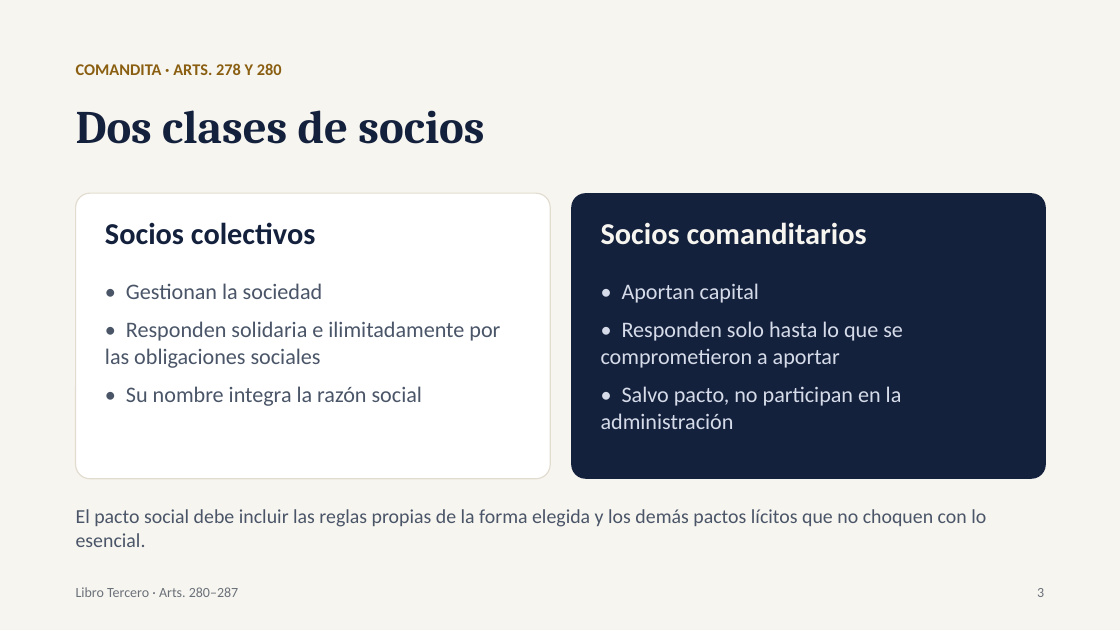
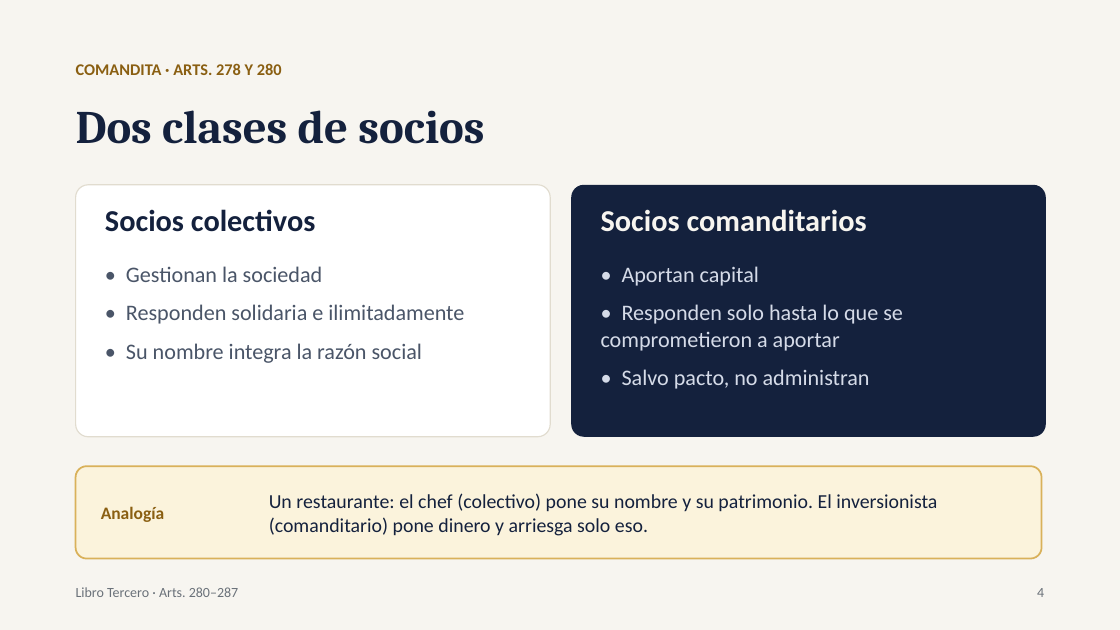
Before and after one commit to chicoma1998-ux/Eh-cloude, a slide deck: slide 4 of Comandita_y_SRL_Exposicion.pptx (slide 3 before the commit). Drawn at 1120x630 pixels with LibreOffice and Linux fonts; fonts in the diff are those of the drawing. Boxes give left, top, right and bottom in pixels: in the first picture for what was removed or moved away, otherwise in the second. Text is boxed around its words. In the diff, an @@ line names an element or a change of style, - is before the commit and + after.

```diff
--- a/Comandita_y_SRL_Exposicion.pptx
+++ b/Comandita_y_SRL_Exposicion.pptx
@@ rounded rectangle: place and size @@
-rounded rectangle at [76, 193, 550, 479]
+rounded rectangle at [76, 185, 550, 437]
@@ text "Socios colectivos": place and size @@
-text "Socios colectivos" at [105, 222, 315, 245]
+text "Socios colectivos" at [105, 209, 315, 232]
@@ rounded rectangle: place and size @@
-rounded rectangle at [571, 193, 1046, 479]
+rounded rectangle at [571, 185, 1046, 437]
@@ text "Socios comanditarios": place and size @@
-text "Socios comanditarios" at [601, 222, 867, 245]
+text "Socios comanditarios" at [601, 209, 867, 232]
@@ text "• Gestionan la sociedad": place and size @@
-text "• Gestionan la sociedad" at [105, 283, 500, 406]
+text "• Gestionan la sociedad" at [126, 266, 464, 363]
@@ text "• Aportan capital": place and size @@
-text "• Aportan capital" at [601, 283, 903, 429]
+text "• Aportan capital" at [601, 266, 903, 389]
@@ text at [126, 304, 464, 324]: text changed @@
-• Responden solidaria e ilimitadamente por las obligaciones sociales
+• Responden solidaria e ilimitadamente
@@ text at [622, 369, 870, 389]: text changed @@
-• Salvo pacto, no participan en la administración
+• Salvo pacto, no administran
@@ rounded rectangle: place and size @@
-rounded rectangle at [76, 509, 986, 547]
+rounded rectangle at [76, 466, 1042, 559]
@@ rounded rectangle at [76, 466, 1042, 559]: fill none to #FBF3DC; outline none to #D9B15A 1.5 pt @@
@@ text in rounded rectangle at [76, 509, 986, 547]: text removed @@
-El pacto social debe incluir las reglas propias de la forma elegida y los demás pactos lícitos que no choquen con lo esencial.
@@ text added at [101, 506, 164, 522], 15 pt, text #8A5F12, bold @@
+Analogía
@@ text added at [269, 493, 937, 536], 17 pt, text #14213D @@
+Un restaurante: el chef (colectivo) pone su nombre y su patrimonio. El inversionista (comanditario) pone dinero y arriesga solo eso.
@@ text at [1037, 588, 1044, 597]: text changed @@
-3
+4
```
Also in this commit, not shown: 7 other slides changed, 3 slides added.
